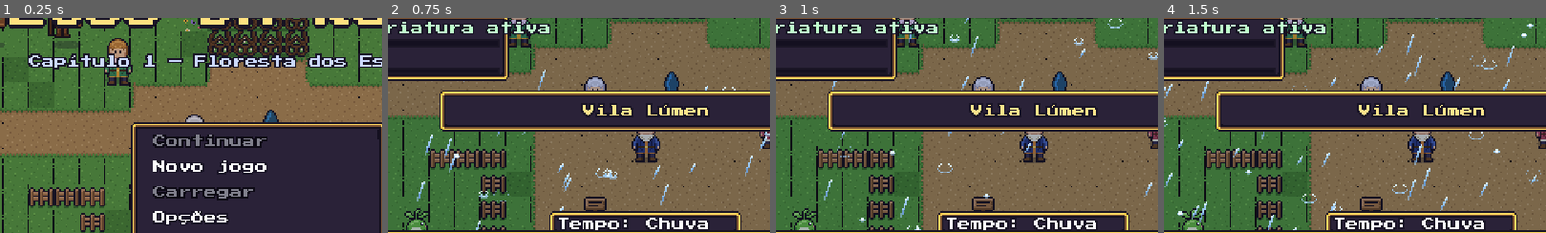
Above: before the commit, frames 1-4 (left to right).
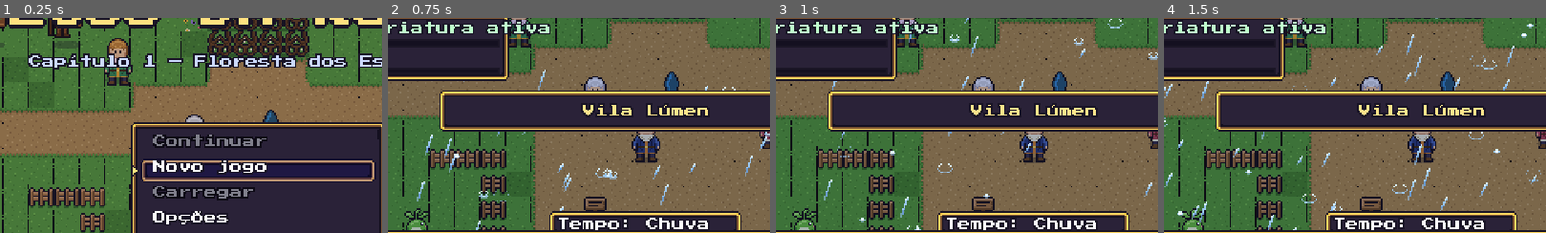
Above: after the commit, the same moments.

Repository: jaapa07/Claude
Game: Godot game, scene res://scenes/main.tscn
Two runs of this game, one before a commit and one after it. Both use one fixed random seed, a clock stepped at 60 frames per second and the inputs below.
Inputs (mouse positions are % of the whole screen's width and height, from its top left):
- Up to frame 1 (0.25 s): no input
- Up to frame 2 (0.75 s): tap Enter (ui_accept) at 0.5 s; move the mouse to (72, 45) at 0.52 s; hold D (move_right) from 0.53 s (still down); hold Enter (ui_accept) from 0.53 s (still down); click (72, 45) at 0.67 s
- Up to frame 3 (1 s): keep holding D (move_right); keep holding Enter (ui_accept)
- Up to frame 4 (1.5 s): release D (move_right) at 1.25 s; release Enter (ui_accept) at 1.25 s; drag from (30, 55) to (45, 70) at 1.27 s
The pictures show only the part of the screen within x 16-66%, y 17-67%; the shares and areas given below are measured in that part.

The runs differ from the first frame. In frame 1, 2.5% of the frame differs, in the area x 34-98%, y 66-76%; in frame 2, nothing differs; in frame 3, nothing differs; in frame 4, nothing differs.

Commit message:
Toque: setas, OK e Voltar para título, saves, menus e diálogos; destaque visível no título e seta pula itens desabilitados
Co-Authored-By: Claude Opus 5.5 <noreply@anthropic.com>
Claude-Session: https://claude.ai/code/session_01SZRMGMxGYvxw7C5NivNDxm

Diff:
--- a/ecos_da_ruina/scripts/menu_screen.gd
+++ b/ecos_da_ruina/scripts/menu_screen.gd
@@ -53,7 +53,7 @@
 	if items.is_empty():
 		return
 	var n := 0
-	while n < items.size() and items[sel].get("hdr", false):
+	while n < items.size() and (items[sel].get("hdr", false) or (title_mode and not items[sel].get("en", true))):
 		sel = (sel + dir + items.size()) % items.size()
 		n += 1
 
@@ -228,6 +228,7 @@
 				var it: Dictionary = items[r]
 				l.text = it["t"]; l.position = Vector2(x + 4, y + r * 16.0); l.size = Vector2(140, 14)
 				l.modulate = Color.WHITE if it.get("en", true) else Color(0.5, 0.5, 0.55)
+		_sel_bar.visible = true; _cursor.visible = true
 		_sel_bar.position = Vector2(x - 4, y + sel * 16.0 - 1); _sel_bar.size = Vector2(148, 15)
 		_cursor.position = Vector2(x - 10, y + sel * 16.0 + 10)
 		_foot_lab.text = _info_text().get_slice("\n", 0)
--- a/ecos_da_ruina/scripts/touch_controls.gd
+++ b/ecos_da_ruina/scripts/touch_controls.gd
@@ -32,6 +32,14 @@
 ]
 var _legend: Control
 var _legend_layer: CanvasLayer
+var _nav: Node2D
+## Navegação de menus pelo toque (título, saves, pausa, diálogos): [coluna em touch_nav.png, ação, centro]
+const NAV := [
+	[0, "ui_up", Vector2(452, 168)],
+	[1, "ui_down", Vector2(452, 236)],
+	[2, "ui_accept", Vector2(416, 236)],
+	[3, "ui_cancel", Vector2(416, 168)],
+]
 
 # [ícone (coluna em touch_buttons.png), ação, centro (x, y) na tela 480x270, escala]
 const LAYOUT := [
@@ -78,6 +86,20 @@
 		t.shape_centered = true
 		_root.add_child(t)
 		_buttons.append(t)
+	_nav = Node2D.new()
+	add_child(_nav)
+	for nb in NAV:
+		var t2 := TouchScreenButton.new()
+		t2.texture_normal = Art.region("touch_nav", int(nb[0]) * 28, 0, 28, 28)
+		t2.action = nb[1]
+		t2.position = nb[2] - Vector2(14, 14)
+		t2.modulate = Color(1, 1, 1, 0.85)
+		var sh2 := CircleShape2D.new()
+		sh2.radius = 15.0
+		t2.shape = sh2
+		t2.shape_centered = true
+		_nav.add_child(t2)
+	_nav.visible = false
 	if DisplayServer.is_touchscreen_available() or OS.has_feature("web_ios") or OS.has_feature("web_android"):
 		_enable()
 	_root.visible = enabled
@@ -162,6 +184,7 @@
 		show_legend()
 		return
 	var hide: bool = main == null or not Game.in_game or main.ui.has_screen() or main.ui.is_modal()
+	_nav.visible = enabled and _legend == null and main != null and (not Game.in_game or main.ui.has_screen() or main.ui.is_modal())
 	var was: bool = _root.visible
 	_root.visible = enabled and not hide
 	if hide and was:
@@ -175,6 +198,12 @@
 		return
 	if event is InputEventScreenTouch and not enabled:
 		_enable()
+	# o clique emulado de um toque nas setas não pode também clicar no menu/diálogo por trás
+	if _nav != null and _nav.visible and event is InputEventMouseButton:
+		for nb in NAV:
+			if event.position.distance_to(nb[2]) <= 17.0:
+				get_viewport().set_input_as_handled()
+				return
 	if enabled and _root.visible and event is InputEventMouseButton:
 		get_viewport().set_input_as_handled()     # clique emulado do toque não mira nem ataca
 		return
Binary file added: ecos_da_ruina/assets/sprites/touch_nav.png
Not shown, changed: ecos_da_ruina/assets/src/75_toque.pxl
